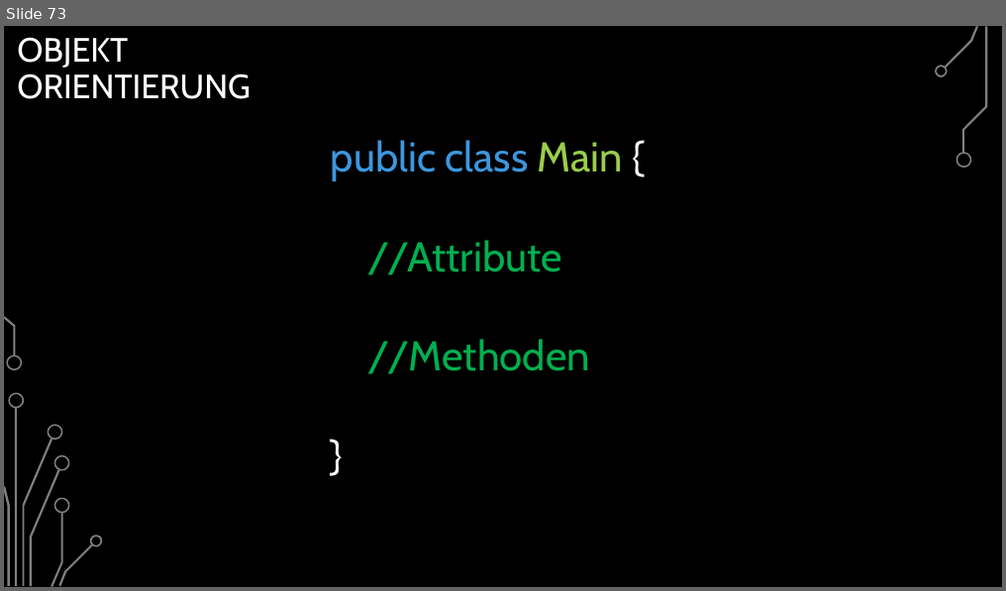
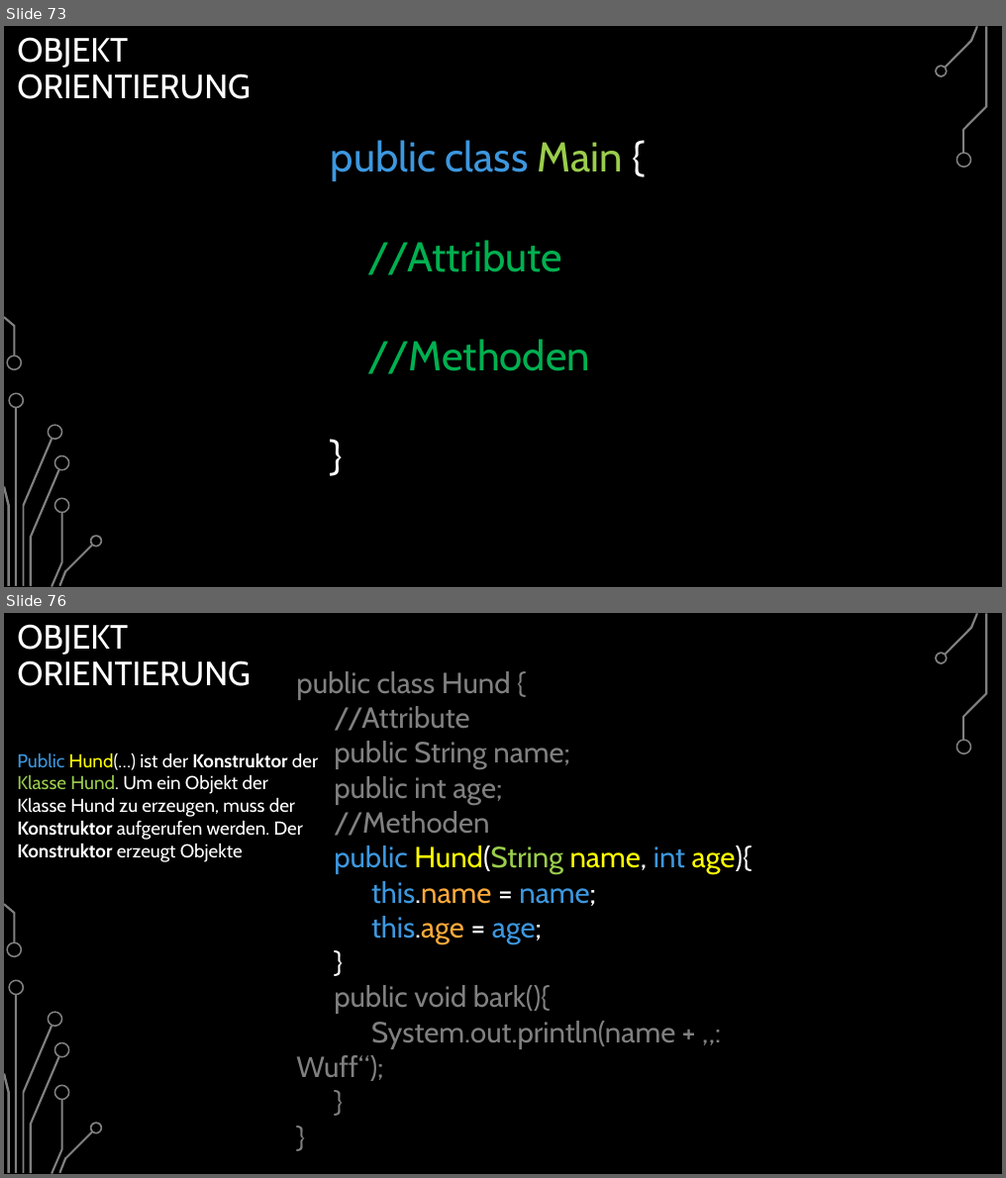
Before and after one commit to BelmontR/Java-Tutorial-Course, a slide deck: Java Grundkurs.pptx. Shown one above the other, each under a label of ours: slide 73 before the commit, slides 73 and 76 after it; the slides between them are not shown. The pictures are 1006x591 and 1006x1178 pixels, drawn with LibreOffice and Linux fonts; fonts in the diff are those of the drawing; background and template pictures are left out. Boxes give left, top, right and bottom in pixels: in the first picture for what was removed or moved away, otherwise in the second. Text is boxed around its words. In the diff, an @@ line names an element or a change of style, - is before the commit and + after.

```diff
--- a/Java Grundkurs.pptx
+++ b/Java Grundkurs.pptx
@@ slide 76 added at (4,613,1002,1174), background picture (left out); not listed: 17 template elements that a slide beside it also shows @@
@@ title added at (17,624,251,686), 32.4 pt, text #FFFFFF @@
+OBJEKT
+ORIENTIERUNG
@@ text added at (296,671,751,1081), 28 pt, text #808080 @@
+public class Hund {
+//Attribute
+public String name;
+public int age;
+//Methoden
+public Hund(String name, int age){
+this.name = name;
+this.age = age;
+}
+public void bark(){
+System.out.println(name + „: Wuff“);
+}
+}
@@ text added at (17,753,318,862), 18 pt, text #FFFFFF @@
+Public Hund(…) ist der Konstruktor der Klasse Hund. Um ein Objekt der Klasse Hund zu erzeugen, muss der Konstruktor aufgerufen werden. Der Konstruktor erzeugt Objekte
```
Also in this commit, not shown: 3 slides changed, 16 other slides added, 4 slides removed, 8 other files.
